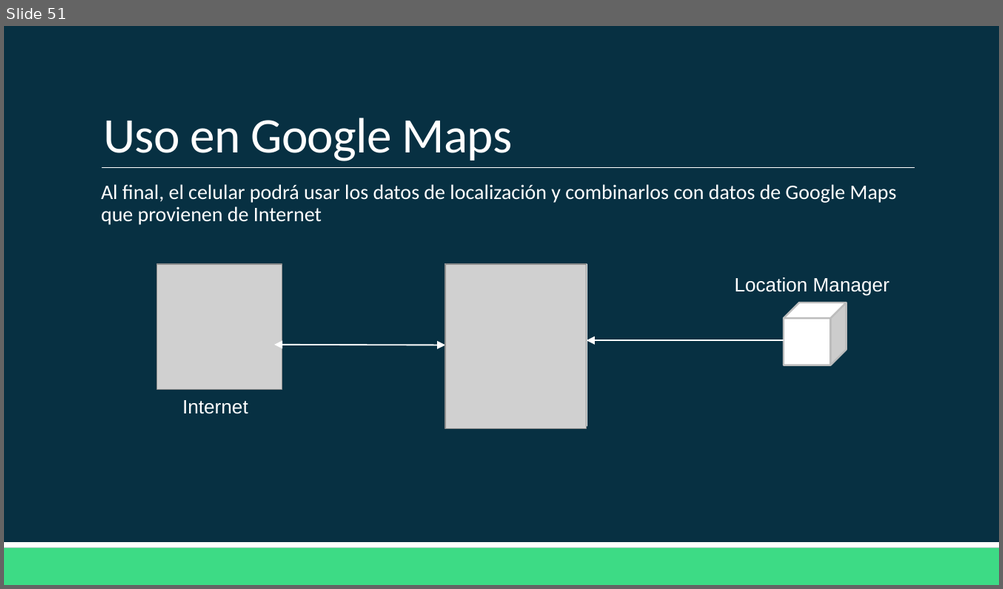
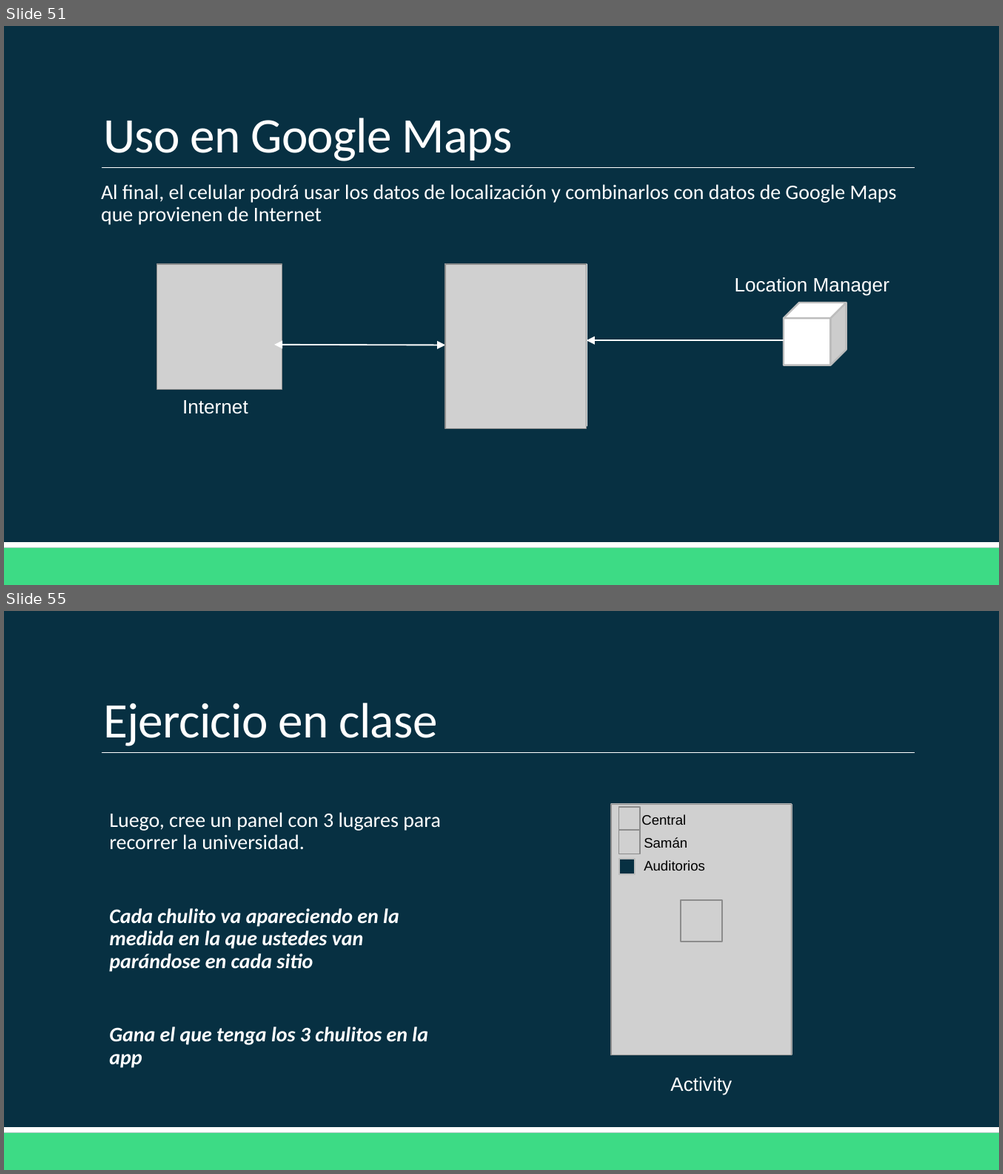
Before and after one commit to Domiciano/AppMoviles201, a slide deck: Clase 8/Clase 8.pptx. Shown one above the other, each under a label of ours: slide 51 before the commit, slides 51 and 55 after it; the slides between them are not shown. The pictures are 1003x589 and 1003x1174 pixels, drawn with LibreOffice and Linux fonts; fonts in the diff are those of the drawing; grey boxes stand for pictures. Boxes give left, top, right and bottom in pixels: in the first picture for what was removed or moved away, otherwise in the second. Text is boxed around its words. In the diff, an @@ line names an element or a change of style, - is before the commit and + after.

```diff
--- a/Clase 8/Clase 8.pptx
+++ b/Clase 8/Clase 8.pptx
@@ slide 55 added at [4, 611, 999, 1170], background #073042; not listed: 3 template elements that a slide beside it also shows @@
@@ title added at [103, 703, 437, 746], 36 pt, text #FFFFFF @@
+Ejercicio en clase
@@ rectangle added at [611, 805, 791, 1056], fill #FFFFFF, outline #BDBDBD 1.25 pt @@
@@ picture added at [611, 805, 791, 1056] @@
@@ picture added at [619, 807, 640, 831] @@
@@ text added at [109, 812, 441, 1068], 15 pt, text #FFFFFF, bold, italic @@
+  Luego, cree un panel con 3 lugares para recorrer la universidad.
+  Cada chulito va apareciendo en la medida en la que ustedes van parándose en cada sitio
+  Gana el que tenga los 3 chulitos en la app
@@ rectangle added at [619, 813, 634, 829], fill #073042, outline #BDBDBD 1.25 pt @@
@@ picture added at [619, 830, 640, 854] @@
@@ text added at [641, 815, 686, 825], 10 pt, text #000000 @@
+Central
@@ rectangle added at [619, 836, 634, 851], fill #073042, outline #BDBDBD 1.25 pt @@
@@ text added at [643, 837, 687, 848], 10 pt, text #000000 @@
+Samán
@@ rectangle added at [619, 859, 634, 874], fill #073042, outline #BDBDBD 1.25 pt @@
@@ text added at [643, 860, 705, 871], 10 pt, text #000000 @@
+Auditorios
@@ picture added at [680, 900, 722, 943] @@
@@ text added at [670, 1077, 731, 1096], 14 pt, text #FFFFFF @@
+Activity
```
Also in this commit, not shown: 3 slides changed, 2 slides removed.
